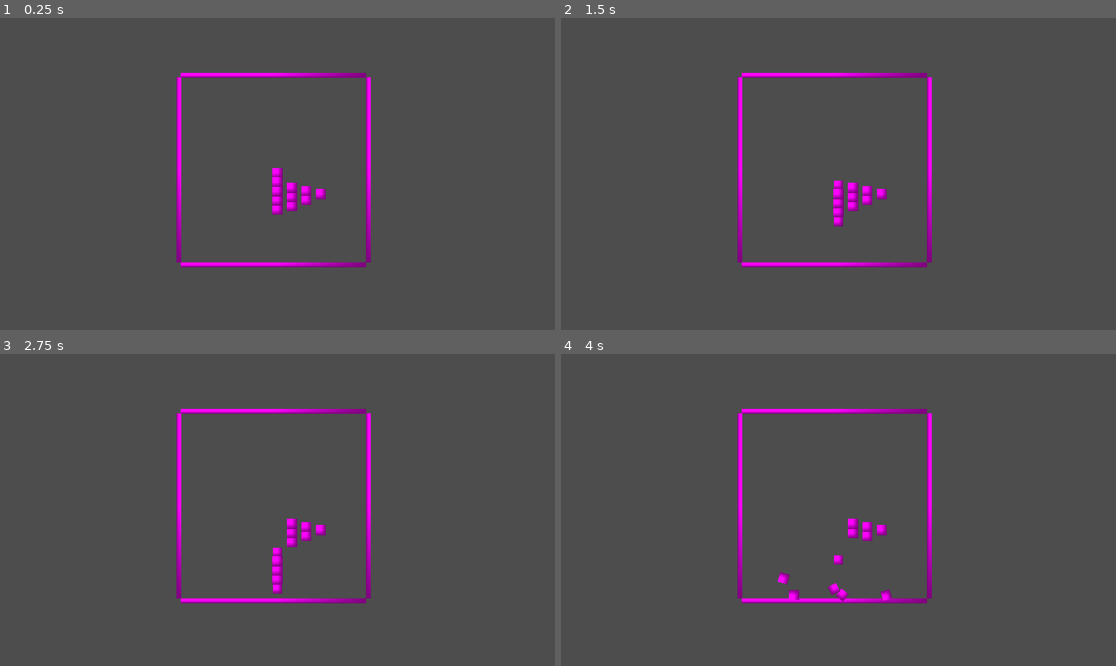
Above: before the commit, frames 1-4 (two rows, left to right).
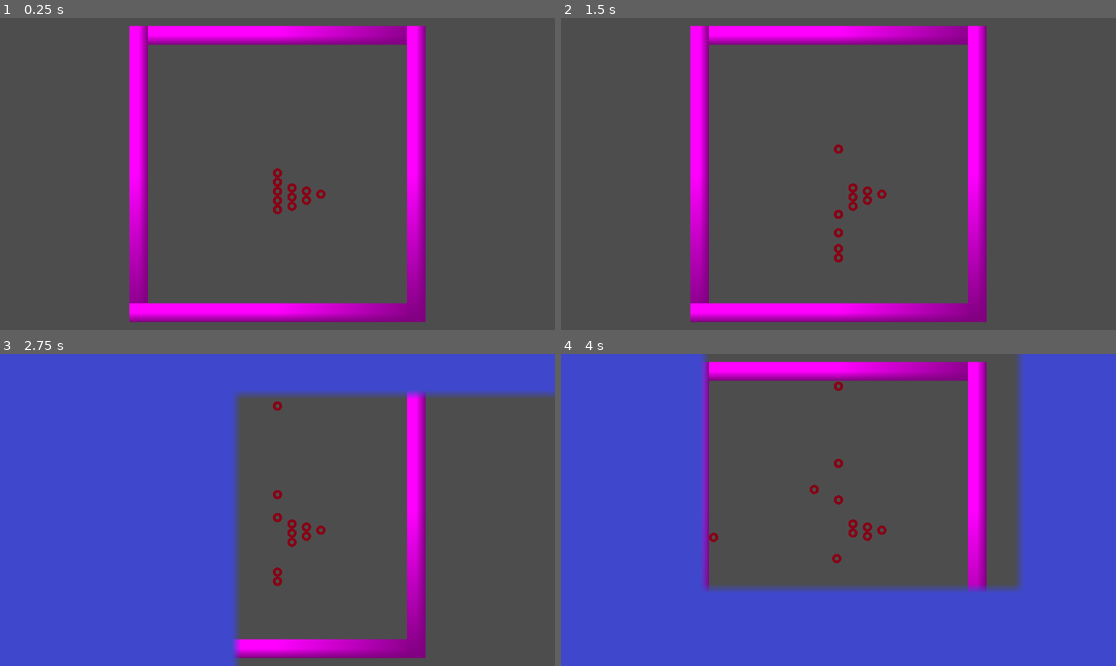
Above: after the commit, the same moments.

Repository: devonbacon/piechenotte
Game: Godot game, scene res://game.tscn
The game is run twice, just before and just after one commit, with the same random seed, the same clock (stepped at 60 frames per second) and the same inputs.
Inputs (mouse positions are in pixels of both pictures, inside the frame that each line leads up to):
- Up to frame 1 (0.25 s): no input
- Up to frame 2 (1.5 s): tap Enter at 0.5 s; move the mouse to (838, 174) at 0.52 s; press the mouse at (838, 174) at 0.53 s; tap Space at 1.25 s; move the mouse to (838, 208) at 1.27 s; release the mouse at (838, 208) at 1.28 s; click (838, 208) at 1.35 s
- Up to frame 3 (2.75 s): tap Enter at 2 s; move the mouse to (294, 541) at 2.02 s; press the mouse at (294, 541) at 2.03 s
- Up to frame 4 (4 s): tap Space at 2.75 s; move the mouse to (838, 578) at 2.77 s; release the mouse at (838, 578) at 2.78 s; click (838, 578) at 2.85 s; move the mouse to (855, 531) at 3.52 s; press the mouse at (855, 531) at 3.53 s

The runs differ from the first frame. In frame 1, 15% of the frame differs, in the area x 23-77%, y 2-98%; in frame 2, 15%; in frame 3, 58%; in frame 4, 66%, in the area x 0-100%, y 0-100%.

Commit message:
feat: Some textures, bigger board

Diff:
--- a/piechenotte/board.tscn
+++ b/piechenotte/board.tscn
@@ -1,56 +1,68 @@
-[gd_scene load_steps=3 format=3 uid="uid://lbfim0dhriqs"]
+[gd_scene load_steps=4 format=3 uid="uid://lbfim0dhriqs"]
+
+[sub_resource type="PlaceholderTexture2D" id="PlaceholderTexture2D_4mug4"]
+
+[sub_resource type="PhysicsMaterial" id="PhysicsMaterial_4mug4"]
+friction = 0.3
+bounce = 1.0
 
 [sub_resource type="RectangleShape2D" id="RectangleShape2D_4mug4"]
-size = Vector2(640, 40)
-
-[sub_resource type="PlaceholderTexture2D" id="PlaceholderTexture2D_p0ybc"]
+size = Vector2(1.0000001, 1)
 
 [node name="Board" type="Node2D"]
 
-[node name="Top" type="StaticBody2D" parent="."]
+[node name="Top" type="Sprite2D" parent="."]
+position = Vector2(511.99997, 32)
+scale = Vector2(1023.9999, 64)
+texture = SubResource("PlaceholderTexture2D_4mug4")
 
-[node name="CollisionShape2D" type="CollisionShape2D" parent="Top"]
-position = Vector2(336, -8)
+[node name="StaticBody2D" type="StaticBody2D" parent="Top"]
+position = Vector2(0, -1)
+physics_material_override = SubResource("PhysicsMaterial_4mug4")
+
+[node name="CollisionShape2D" type="CollisionShape2D" parent="Top/StaticBody2D"]
+position = Vector2(5.9604645e-08, 1.0000001)
+rotation = -3.1415925
 shape = SubResource("RectangleShape2D_4mug4")
 
-[node name="Sprite2D" type="Sprite2D" parent="Top"]
-position = Vector2(336, 8)
-scale = Vector2(640.5, 16.5)
-texture = SubResource("PlaceholderTexture2D_p0ybc")
+[node name="Left" type="Sprite2D" parent="."]
+position = Vector2(32, 512)
+scale = Vector2(64, 1024)
+texture = SubResource("PlaceholderTexture2D_4mug4")
 
-[node name="Right" type="StaticBody2D" parent="."]
+[node name="StaticBody2D" type="StaticBody2D" parent="Left"]
+position = Vector2(0, -1)
+physics_material_override = SubResource("PhysicsMaterial_4mug4")
 
-[node name="CollisionShape2D" type="CollisionShape2D" parent="Right"]
-position = Vector2(684, 336)
-rotation = 1.5707964
+[node name="CollisionShape2D" type="CollisionShape2D" parent="Left/StaticBody2D"]
+position = Vector2(5.9604645e-08, 1.0000001)
+rotation = -3.1415925
 shape = SubResource("RectangleShape2D_4mug4")
 
-[node name="Sprite2D" type="Sprite2D" parent="Right"]
-position = Vector2(664, 335.99997)
-rotation = 1.5707964
-scale = Vector2(640.5, 16.5)
-texture = SubResource("PlaceholderTexture2D_p0ybc")
+[node name="Bottom" type="Sprite2D" parent="."]
+position = Vector2(511.99997, 992)
+scale = Vector2(1023.9999, 64)
+texture = SubResource("PlaceholderTexture2D_4mug4")
 
-[node name="Left" type="StaticBody2D" parent="."]
+[node name="StaticBody2D" type="StaticBody2D" parent="Bottom"]
+position = Vector2(0, -1)
+physics_material_override = SubResource("PhysicsMaterial_4mug4")
 
-[node name="CollisionShape2D" type="CollisionShape2D" parent="Left"]
-position = Vector2(-8, 336)
-rotation = 1.5707964
+[node name="CollisionShape2D" type="CollisionShape2D" parent="Bottom/StaticBody2D"]
+position = Vector2(5.9604645e-08, 1.0000001)
+rotation = -3.1415925
 shape = SubResource("RectangleShape2D_4mug4")
 
-[node name="Sprite2D" type="Sprite2D" parent="Left"]
-position = Vector2(8.250013, 336.25)
-rotation = 1.5707964
-scale = Vector2(640.5, 16.5)
-texture = SubResource("PlaceholderTexture2D_p0ybc")
+[node name="Right" type="Sprite2D" parent="."]
+position = Vector2(992, 512)
+scale = Vector2(64, 1024)
+texture = SubResource("PlaceholderTexture2D_4mug4")
 
-[node name="Bottom" type="StaticBody2D" parent="."]
+[node name="StaticBody2D" type="StaticBody2D" parent="Right"]
+position = Vector2(0, -1)
+physics_material_override = SubResource("PhysicsMaterial_4mug4")
 
-[node name="CollisionShape2D" type="CollisionShape2D" parent="Bottom"]
-position = Vector2(336, 680)
+[node name="CollisionShape2D" type="CollisionShape2D" parent="Right/StaticBody2D"]
+position = Vector2(5.9604645e-08, 1.0000001)
+rotation = -3.1415925
 shape = SubResource("RectangleShape2D_4mug4")
-
-[node name="Sprite2D" type="Sprite2D" parent="Bottom"]
-position = Vector2(335.99997, 664)
-scale = Vector2(640.5, 16.5)
-texture = SubResource("PlaceholderTexture2D_p0ybc")
--- a/piechenotte/charge_target.tscn
+++ /dev/null
@@ -1,10 +0,0 @@
-[gd_scene load_steps=3 format=3 uid="uid://bh8wn0oxdfvrt"]
-
-[ext_resource type="Script" uid="uid://dg3n5hkqncwla" path="res://charge_target.gd" id="1_5np5u"]
-
-[sub_resource type="PlaceholderTexture2D" id="PlaceholderTexture2D_5np5u"]
-
-[node name="ChargeTarget" type="Sprite2D"]
-scale = Vector2(34.5, 34.5)
-texture = SubResource("PlaceholderTexture2D_5np5u")
-script = ExtResource("1_5np5u")
--- a/piechenotte/game.gd
+++ b/piechenotte/game.gd
@@ -1,6 +1,6 @@
 extends Node
 
-const Piece: PackedScene = preload("res://piece.tscn")
+const Piece: PackedScene = preload("res://piece/piece.tscn")
 
 @onready var window: Window = get_window()
 
@@ -25,4 +25,4 @@
 
 		add_child(other)
 
-	$Board.position = (window.size / 2) - Vector2i(350, 350)
+	$Board.position = (window.size / 2) - Vector2i(512, 512)
--- a/piechenotte/charge_target.gd
+++ b/piechenotte/piece/charge_target.gd
@@ -7,6 +7,9 @@
 var source_pos: Vector2
 
 var enabled = false
+
+func _ready():
+	hide()
 
 func set_global_pos(source: Vector2, target: Vector2):
 	var distance = (target - source).normalized() * clamp(target.distance_to(source), 0, MAX_DISTANCE_PX)
@@ -22,6 +25,11 @@
 	if enabled and Input.is_action_pressed("click"):
 		set_global_pos(source_pos, get_global_mouse_position())
 
+		var direction = global_position - source_pos
+		var angle = atan2(direction.y, direction.x)
+
+		rotation = angle
+
 
 func _input(event):
 	if enabled and event.is_action_released("click"):
--- /dev/null
+++ b/piechenotte/piece/charge_target.tscn
@@ -0,0 +1,10 @@
+[gd_scene load_steps=3 format=3 uid="uid://bh8wn0oxdfvrt"]
+
+[ext_resource type="Script" uid="uid://dg3n5hkqncwla" path="res://piece/charge_target.gd" id="1_5np5u"]
+[ext_resource type="Texture2D" uid="uid://dapgs8vr423xv" path="res://piece/target.png" id="1_nga0y"]
+
+[node name="ChargeTarget" type="Sprite2D"]
+position = Vector2(9.536743e-07, 5.9604645e-07)
+texture = ExtResource("1_nga0y")
+flip_v = true
+script = ExtResource("1_5np5u")
--- a/piechenotte/piece.tscn
+++ b/piechenotte/piece/piece.tscn
@@ -1,38 +1,37 @@
 [gd_scene load_steps=6 format=3 uid="uid://coopde0cbeq80"]
 
-[ext_resource type="Script" uid="uid://c5dlfjxbuw7kw" path="res://piece.gd" id="1_3makh"]
-[ext_resource type="PackedScene" uid="uid://bh8wn0oxdfvrt" path="res://charge_target.tscn" id="2_hisf2"]
+[ext_resource type="Script" uid="uid://c5dlfjxbuw7kw" path="res://piece/piece.gd" id="1_3makh"]
+[ext_resource type="PackedScene" uid="uid://bh8wn0oxdfvrt" path="res://piece/charge_target.tscn" id="2_hisf2"]
+[ext_resource type="Texture2D" uid="uid://ckfv2eyccnkmg" path="res://piece/red.png" id="3_2eswf"]
 
 [sub_resource type="PhysicsMaterial" id="PhysicsMaterial_hisf2"]
 friction = 0.4
 bounce = 0.2
-absorbent = true
 
 [sub_resource type="CircleShape2D" id="CircleShape2D_hkc8k"]
 radius = 16.0
 
-[sub_resource type="PlaceholderTexture2D" id="PlaceholderTexture2D_3makh"]
-
 [node name="Piece" type="RigidBody2D"]
 input_pickable = true
-mass = 0.8
 physics_material_override = SubResource("PhysicsMaterial_hisf2")
 gravity_scale = 0.0
 linear_damp = 1.0
 angular_damp = 1.0
 script = ExtResource("1_3makh")
 target_scene = ExtResource("2_hisf2")
-IMPULSE_SCALE = 12
+IMPULSE_SCALE = 40
 
 [node name="CollisionShape2D" type="CollisionShape2D" parent="."]
 shape = SubResource("CircleShape2D_hkc8k")
 
 [node name="Sprite2D" type="Sprite2D" parent="."]
-position = Vector2(4.7683716e-07, -4.7683716e-07)
-scale = Vector2(31.999998, 31.999998)
-texture = SubResource("PlaceholderTexture2D_3makh")
+position = Vector2(1.4305115e-06, 1.1920929e-07)
+scale = Vector2(0.12500001, 0.125)
+texture = ExtResource("3_2eswf")
 
 [node name="ChargeTarget" parent="." instance=ExtResource("2_hisf2")]
+position = Vector2(-2.9802322e-07, 2.9802322e-07)
+scale = Vector2(32, 32)
 
 [connection signal="input_event" from="." to="." method="_on_input_event"]
 [connection signal="fire" from="ChargeTarget" to="." method="_on_charge_target_fire"]
Renamed: piechenotte/charge_target.gd.uid -> piechenotte/piece/charge_target.gd.uid
Binary file added: piechenotte/piece/green.png
Not shown, added: piechenotte/piece/green.png.import
Renamed: piechenotte/piece.gd -> piechenotte/piece/piece.gd
Renamed: piechenotte/piece.gd.uid -> piechenotte/piece/piece.gd.uid
Binary file added: piechenotte/piece/red.png
Not shown, added: piechenotte/piece/red.png.import
Binary file added: piechenotte/piece/target.png
Not shown, added: piechenotte/piece/target.png.import
